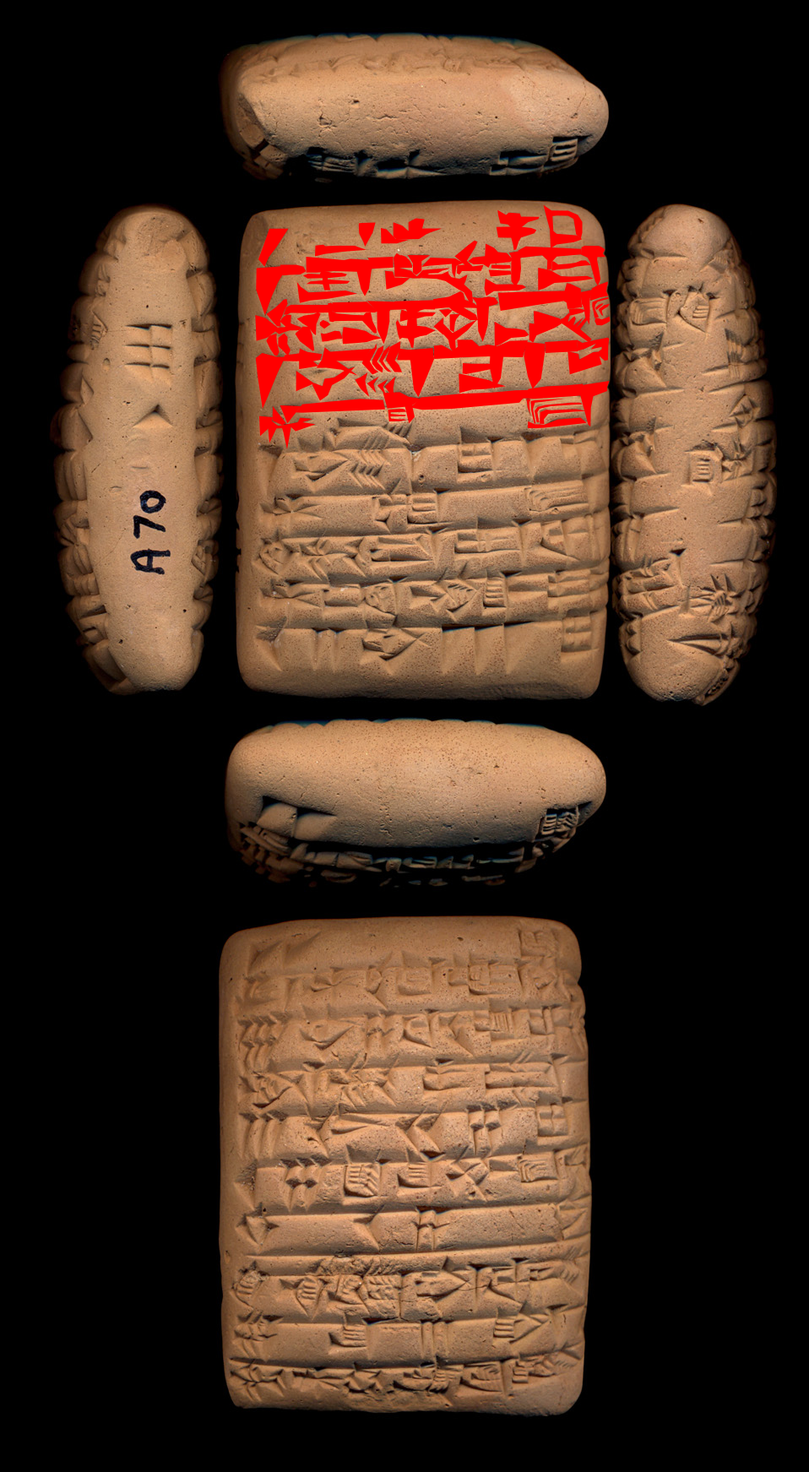
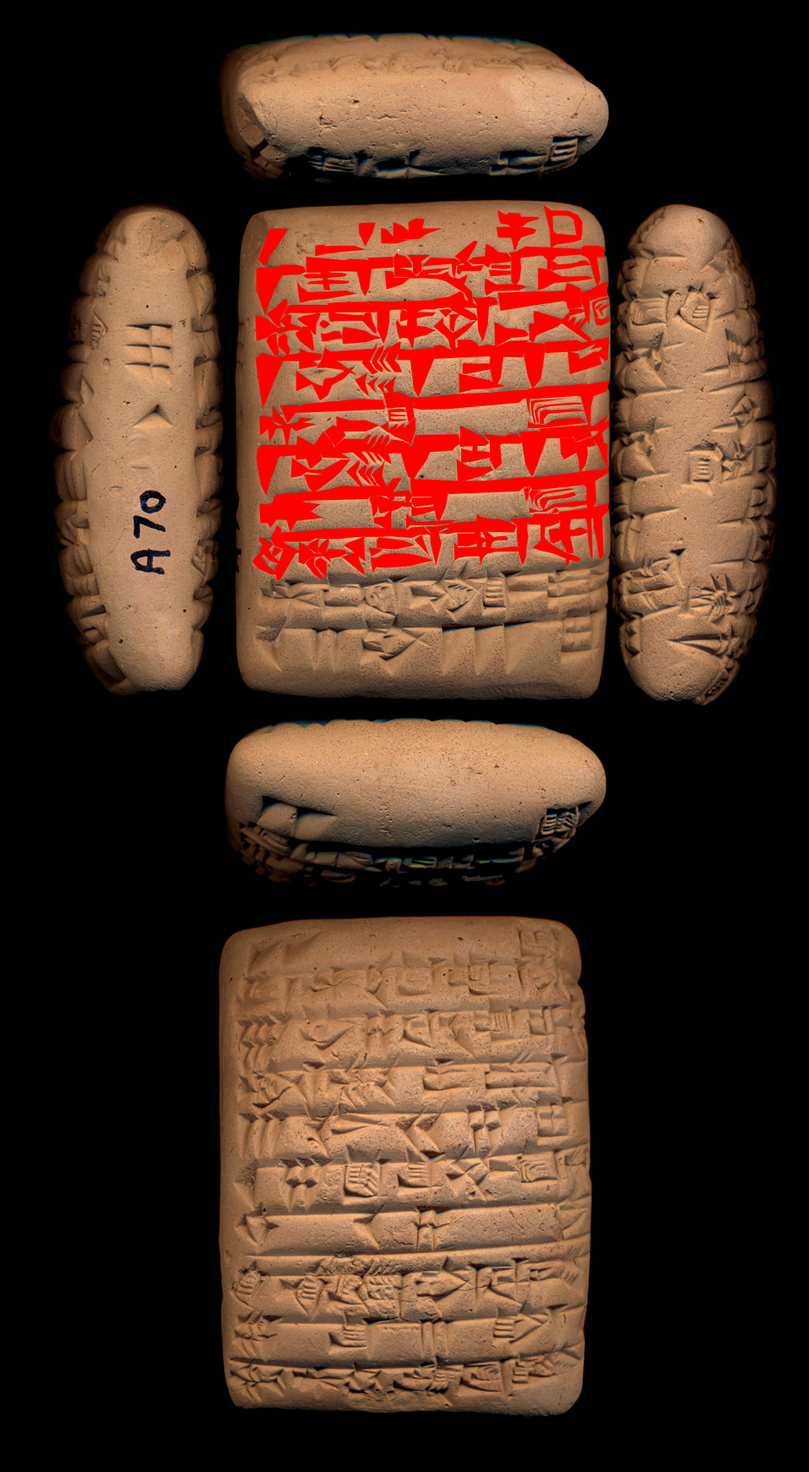
Layers edited between the first and the second 809px x 1472px image:
painted on "P131059.jpg" over (251, 414, 610, 582)
